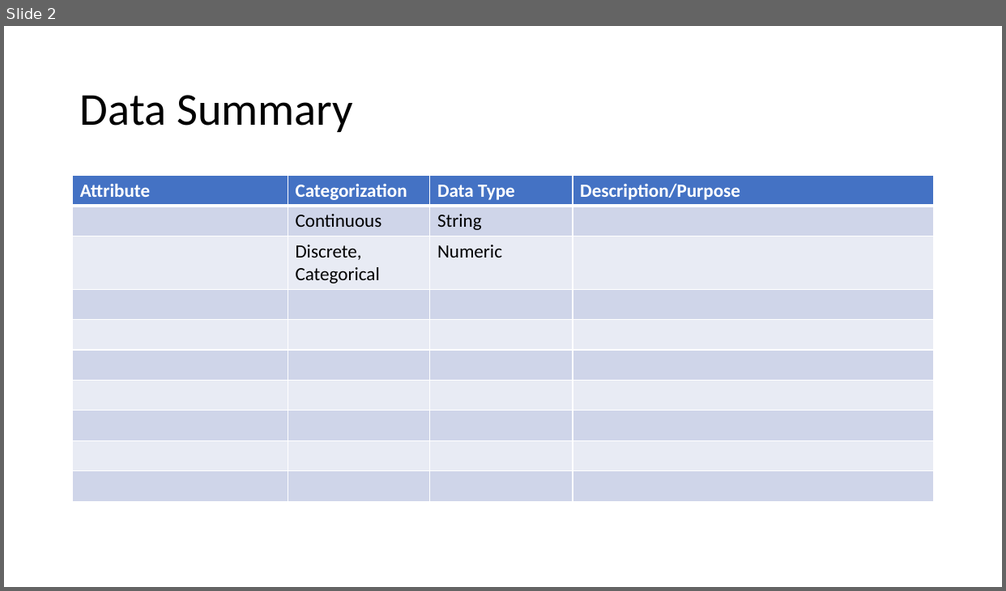
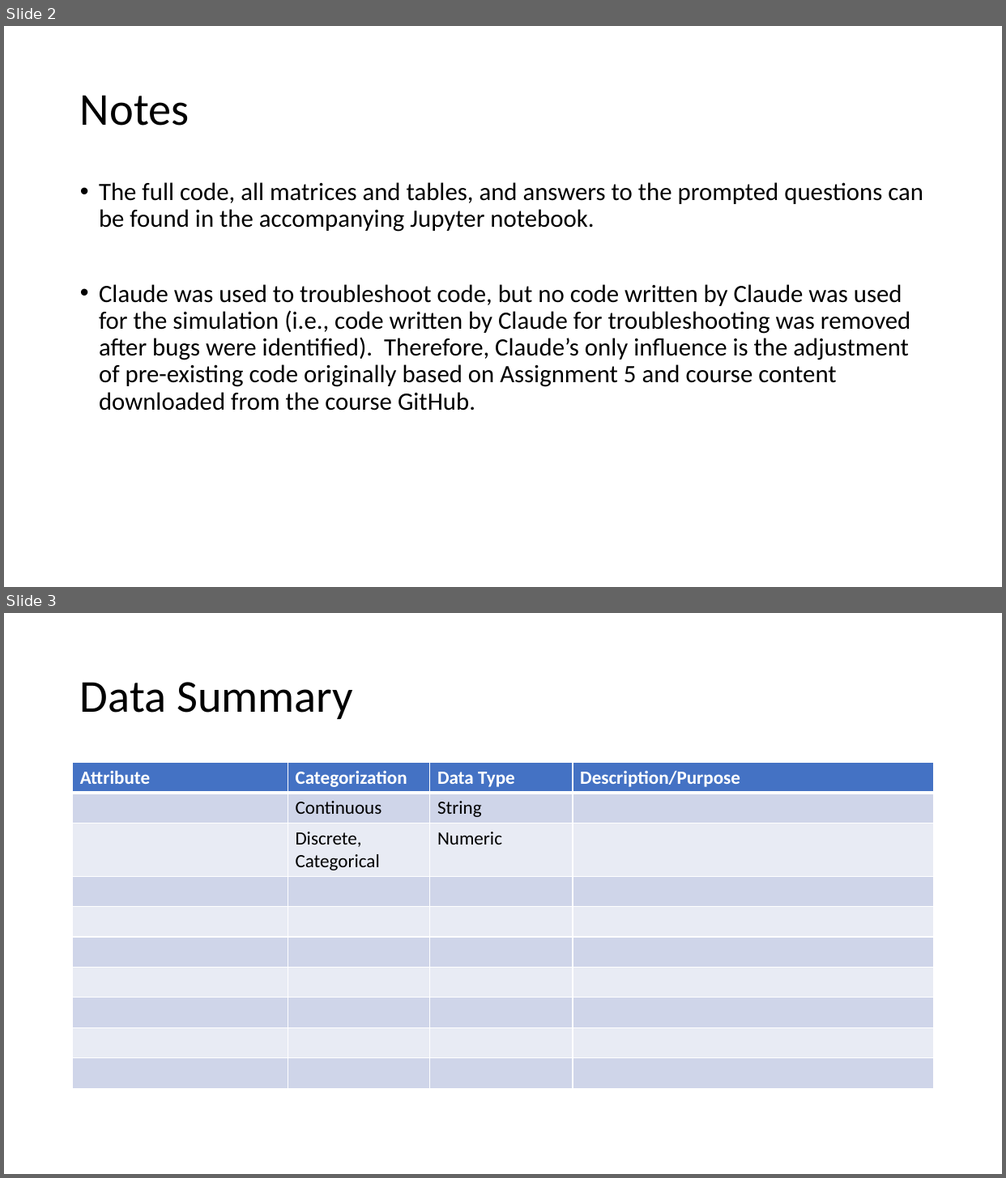
Before and after one commit to eglhannah/understanding_uncertainty_ukraine_project, a slide deck: Slide Deck Skeleton.pptx. Shown one above the other, each under a label of ours: slide 2 before the commit, slides 2 and 3 after it. The pictures are 1006x591 and 1006x1178 pixels, drawn with LibreOffice and Linux fonts; fonts in the diff are those of the drawing. Boxes give left, top, right and bottom in pixels: in the first picture for what was removed or moved away, otherwise in the second. Text is boxed around its words. In the diff, an @@ line names an element or a change of style, - is before the commit and + after.

```diff
--- a/Slide Deck Skeleton.pptx
+++ b/Slide Deck Skeleton.pptx
@@ slide 2 added at [4,26,1002,587], background #FFFFFF @@
@@ title added at [80,95,189,126], 44 pt, text #000000 @@
+Notes
@@ text added at [99,182,923,411], 24 pt, text #000000 @@
+• The full code, all matrices and tables, and answers to the prompted questions can be found in the accompanying Jupyter notebook.
+• Claude was used to troubleshoot code, but no code written by Claude was used for the simulation (i.e., code written by Claude for troubleshooting was removed after bugs were identified). Therefore, Claude’s only influence is the adjustment of pre-existing code originally based on Assignment 5 and course content downloaded from the course GitHub.
@@ what was slide 2 is now slide 3 @@
```
Also in this commit, not shown: 4 slides changed.
